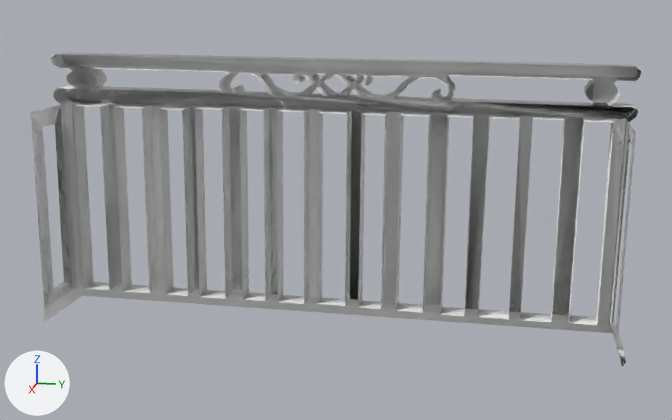
The Blender file Desi Y Ofelia/Assets/lobbybalcony.blend as it was, and as the next commit left it.
Camera for both pictures: a 50 mm lens placed at (5.52, 3.91, 6.46), pointed at (-1.71, 2.46, 4.65). Arrows for +X, +Y and +Z are at lower left; the lights stay in place.
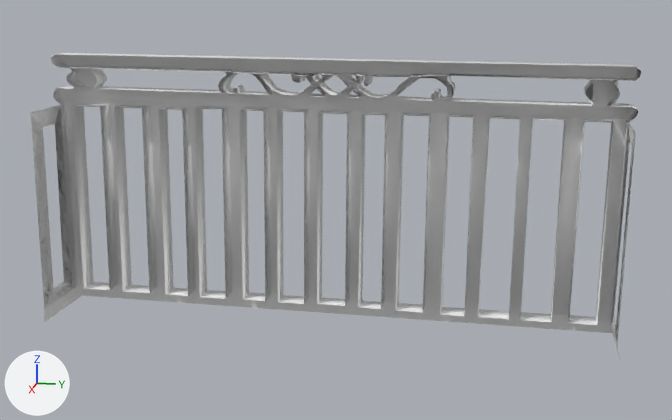
Patch to the scene script:
```diff
--- a/Desi Y Ofelia/Assets/lobbybalcony.blend.py
+++ b/Desi Y Ofelia/Assets/lobbybalcony.blend.py
@@ me_plane_002 @@
 # used by ob_plane_001; location = (-1.871, 2.434, 4.785); rotation_euler = (1.571, 0.00873, 1.571), in degrees (90, 0.5, 90); scale = (2.54, 2.03, 2.35)
-me_plane_002.from_pydata(...)  # 839 vertices, 527 faces, 3 loose edges; spans x -0.98..0.92, y -0.58..0.53, z -0.09..0.22
+me_plane_002.from_pydata(...)  # 824 vertices, 529 faces, 2 loose edges; spans x -0.98..0.92, y -0.58..0.53, z -0.09..0.22
+# me_plane_002 part 1: 8 vertices removed from x 0.61..0.91, y 0.32..0.37, z -0.08..0.0; 3 vertices added at x 0.61..0.71, y 0.31, z -0.08..0.0
+# me_plane_002 part 2: 6 vertices removed from x 0.91..0.92, y -0.54..-0.51, z 0.0..0.22
+# me_plane_002 part 3: 1 kept faces spanning x -0.83..-0.37, y 0.46, z -0.08..0.0 are now shaded flat
```

Boxes [x1, y1, x2, y2] around the edits, measured in the pictures (672 x 420 px):
'Plane.001', reshaped
    before: [31, 53, 641, 367]
    after: [31, 53, 641, 362]
part 1 of me_plane_002, cut back
    before: [64, 66, 638, 322]
    after: [520, 116, 583, 322]
part 2 of me_plane_002, deleted
    before: [617, 333, 626, 367]
part 3 of me_plane_002, shading changed
    both: [94, 66, 229, 72]
